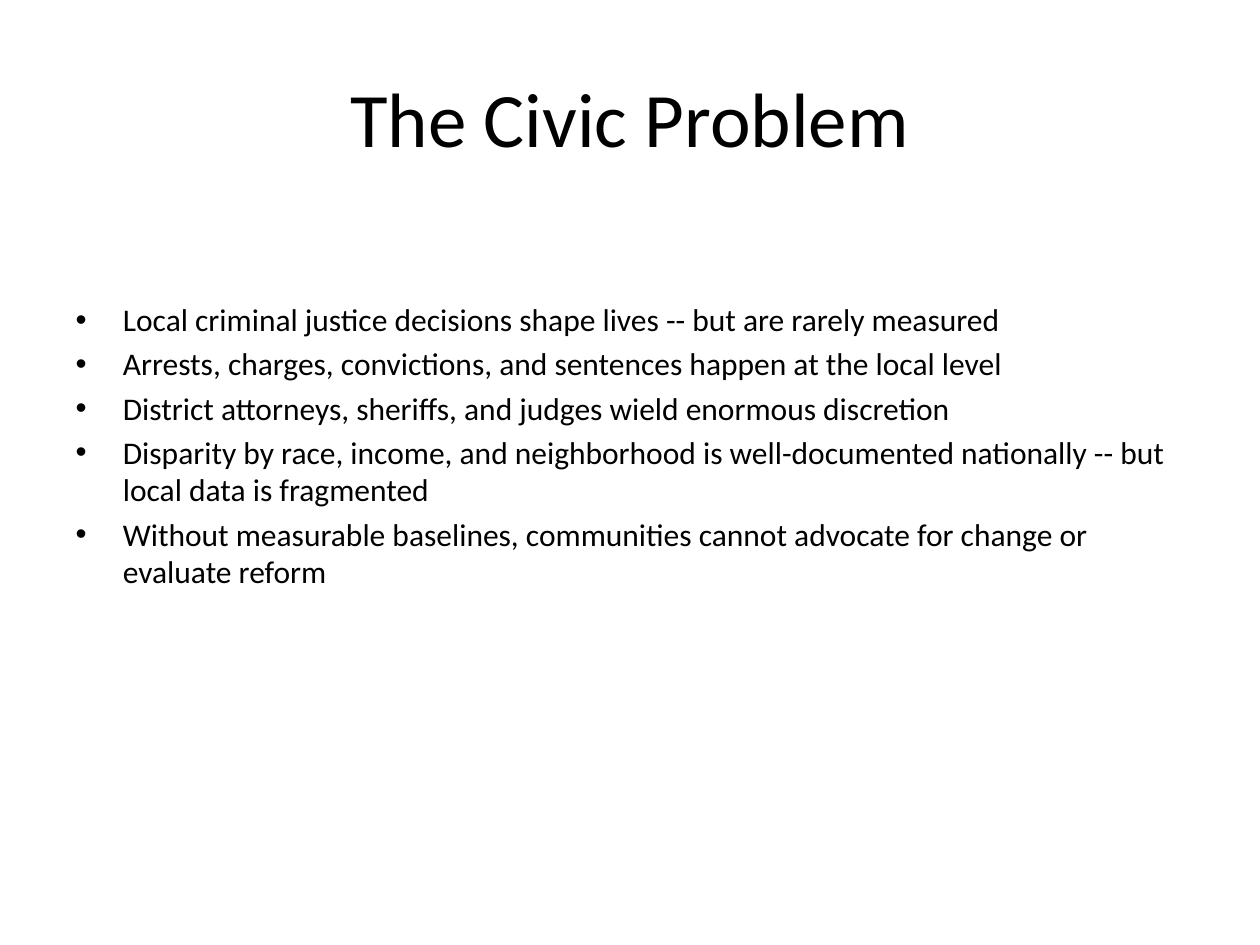
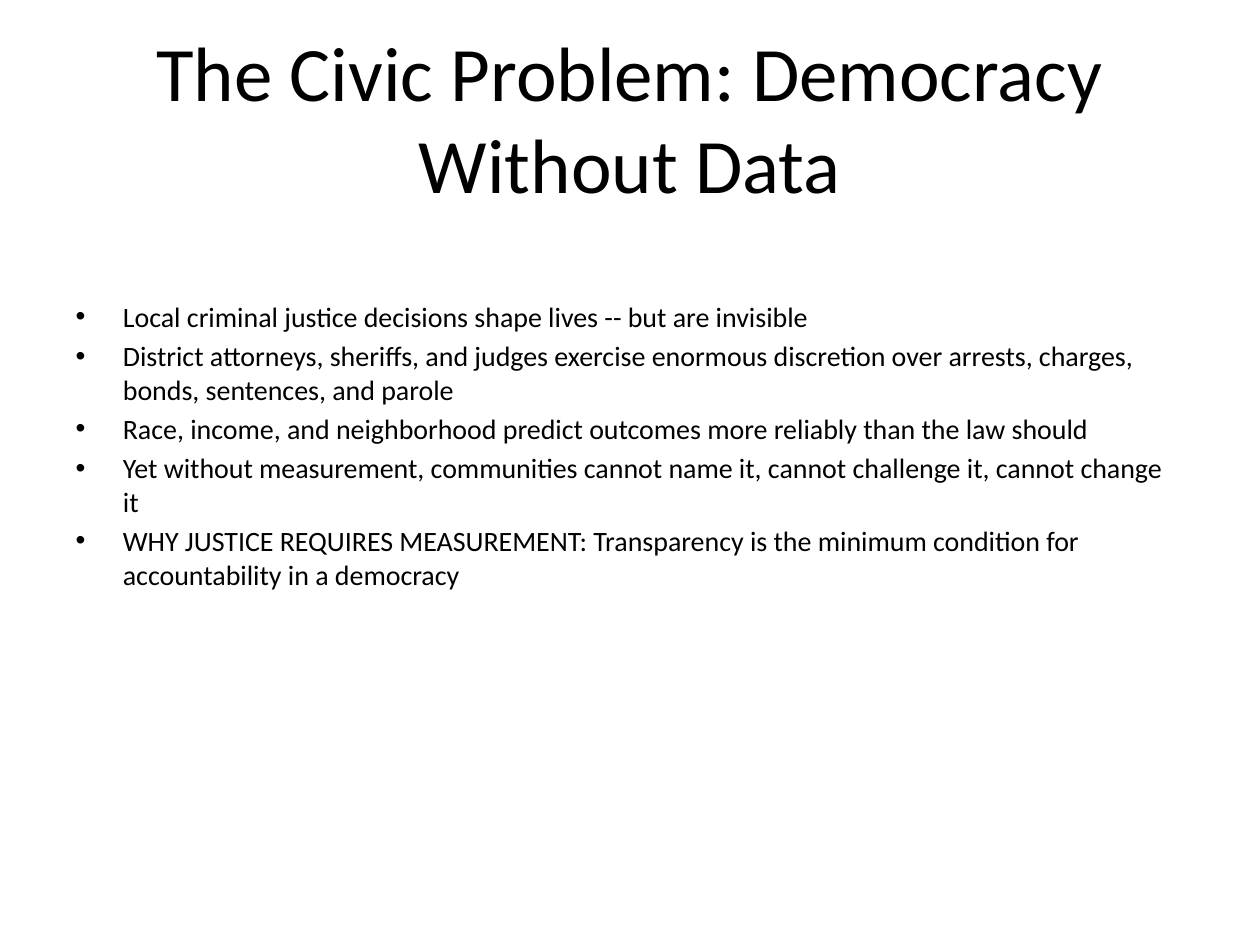
Before and after one commit to elijah/akashic-civics, a slide deck: slide 2 of presentation/akashic_civics_presentation.pptx. Drawn at 1260x945 pixels with LibreOffice and Linux fonts; fonts in the diff are those of the drawing. Boxes give left, top, right and bottom in pixels: in the first picture for what was removed or moved away, otherwise in the second. Text is boxed around its words. In the diff, an @@ line names an element or a change of style, - is before the commit and + after.

Commit message:
Revise presentation: restructure narrative around civic democracy arc (measurement -> accountability -> reform)

```diff
--- a/presentation/akashic_civics_presentation.pptx
+++ b/presentation/akashic_civics_presentation.pptx
@@ title at box(156, 47, 1102, 194): text changed @@
-The Civic Problem
+The Civic Problem: Democracy Without Data
@@ text at box(123, 307, 1162, 590): text changed; size 18 to 16 pt @@
-• Local criminal justice decisions shape lives -- but are rarely measured
-• Arrests, charges, convictions, and sentences happen at the local level
-• District attorneys, sheriffs, and judges wield enormous discretion
-• Disparity by race, income, and neighborhood is well-documented nationally -- but local data is fragmented
-• Without measurable baselines, communities cannot advocate for change or evaluate reform
+• Local criminal justice decisions shape lives -- but are invisible
+• District attorneys, sheriffs, and judges exercise enormous discretion over arrests, charges, bonds, sentences, and parole
+• Race, income, and neighborhood predict outcomes more reliably than the law should
+• Yet without measurement, communities cannot name it, cannot challenge it, cannot change it
+• WHY JUSTICE REQUIRES MEASUREMENT: Transparency is the minimum condition for accountability in a democracy
```
Also in this commit, not shown: 11 other slides changed, 5 slides added, 8 slides removed, 2 other files.
